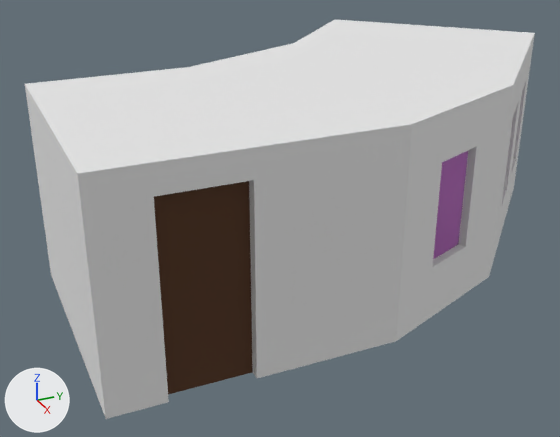
Renders of the glTF model Assets/Buildings/TempBlockout/curve45_bot_1.glb from each side of a commit.
Before and after are seen from a 50 mm lens placed at (13.96, -7.38, 7.68), pointed at (0.11, -1.15, 0.76). Arrows for +X, +Y and +Z are at lower left; the lights stay in place. Vertices at the same position are counted once.

Names of what the first picture shows: 'curve45_bot_1'.
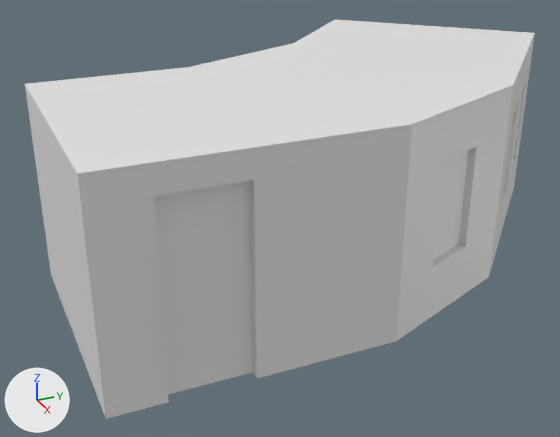
Diff of the bpy script that builds the scene:
```diff
--- a/Assets/Buildings/TempBlockout/curve45_bot_1.glb.py
+++ b/Assets/Buildings/TempBlockout/curve45_bot_1.glb.py
@@ me_cube_090 @@
 me_cube_090.from_pydata(...)  # 56 vertices, 108 faces; spans x -4.21..4.21, y -5.9..5.9, z 0.0..4.0
 # used by ob_curve45_bot_1; location = (0.0, 0.0, 0.0)
+# me_cube_090 part 1: all 98 faces that had it switch from mat_textured_limestone_brick_006 to no material
+# me_cube_090 part 2: all 8 faces that had it switch from mat_glass_002 (purple #7a0081) to no material
+# me_cube_090 part 3: all 2 faces that had it switch from mat_wood (brown #523119) to no material
```

Changed parts and their boxes [x1, y1, x2, y2] in the pictures (560 x 437 px):
part 1 of me_cube_090, recoloured
    both: [25, 19, 535, 419]
part 2 of me_cube_090, recoloured (purple to grey)
    both: [433, 151, 468, 259]
part 3 of me_cube_090, recoloured (brown to grey)
    both: [154, 181, 253, 394]
